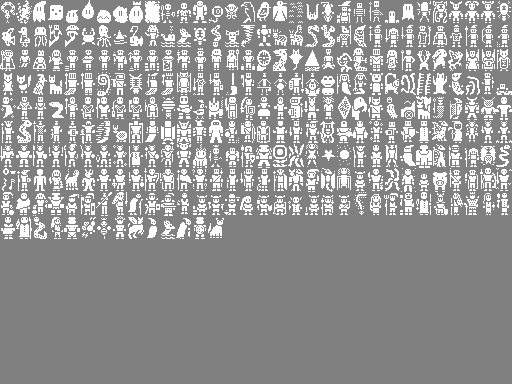
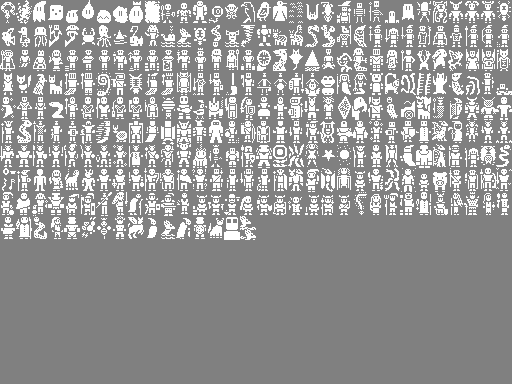
Revision of a layered w=512, h=384 image; what changed, layer by layer:
painted on "Background" over [224, 216, 256, 240]
